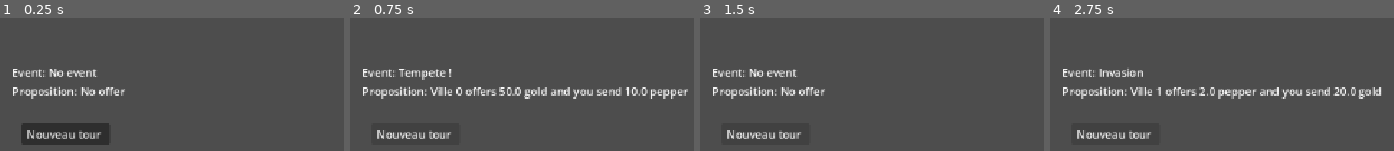
Above: before the commit, frames 1-4 (left to right).
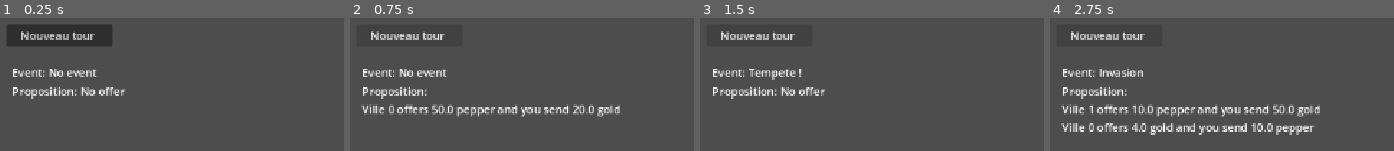
Above: after the commit, the same moments.

Repository: SharkyBSA/RDVH-2026
Game: Godot game, scene res://tests/turn_manager/TestTurnManager.tscn
Same seed, same stepped clock (60 frames per second), same inputs: the game is played once before the commit and once after it. The project has no main scene, so this scene is started directly.
Inputs:
- Up to frame 1 (0.25 s): no input
- Up to frame 2 (0.75 s): click "Nouveau tour" at 0.5 s
- Up to frame 3 (1.5 s): click "Nouveau tour" at 1.25 s
- Up to frame 4 (2.75 s): click "Nouveau tour" at 2 s

The runs differ from the first frame. In frame 1, 8.4% of the frame differs, in the area x 2-33%, y 5-96%; in frame 2, 7.9%; in frame 3, 2.0%; in frame 4, 10%, in the area x 3-97%, y 9-91%.

Commit message:
turn manager v2 tout est une resource

Diff:
--- /dev/null
+++ b/alice/turn_mgr/events/game_events.gd
@@ -0,0 +1,19 @@
+extends Resource
+class_name GameEvents
+
+@export var events: Array[Event] = [] : get = get_game_events
+
+func get_event_of_turn(turn: int)->Event:
+	if turn<0 or turn>=events.size():
+		return Event.new()
+	return get_game_events()[turn]
+
+func get_game_events() -> Array[Event]:
+	var array : Array[Event] = []
+	for i in events.size():
+		if events[i] == null:
+			array.append(Event.new())
+		else:
+			array.append(events[i])
+
+	return array
--- /dev/null
+++ b/alice/turn_mgr/town_offer/array_town_offers.gd
@@ -0,0 +1,13 @@
+class_name ArrayTownOffer extends Resource
+
+@export var offers : Array[TownOffer] = [] : get = get_town_offer_array
+
+func get_town_offer_array() -> Array[TownOffer]:
+	var array : Array[TownOffer] = []
+	for i in offers.size():
+		if offers[i] == null:
+			array.append(TownOffer.new())
+		else:
+			array.append(offers[i])
+
+	return array
--- /dev/null
+++ b/alice/turn_mgr/town_offer/game_town_offers.gd
@@ -0,0 +1,9 @@
+extends Resource
+class_name GameTownOffers
+
+@export var town_offers: Array[ArrayTownOffer]
+
+func get_town_offers_of_turn(turn: int)->Array[TownOffer]:
+	if turn<0 or turn>=town_offers.size() or town_offers[turn] == null:
+		return []
+	return town_offers[turn].get_town_offer_array()
--- a/alice/turn_mgr/turn_manager.gd
+++ b/alice/turn_mgr/turn_manager.gd
@@ -1,8 +1,8 @@
 extends Node
 class_name TurnManager
 
-@export var events : Array[Event] = []
-@export var town_offers : Array[TownOffer] = []
+@export var events : GameEvents
+@export var town_offers : GameTownOffers
 
 var current_turn : int = 0
 signal next_turned
@@ -12,19 +12,7 @@
 	next_turned.emit()
 
 func get_turn_event()->Event:
-	if current_turn<0 or current_turn>=events.size():
-		return Event.new()
-	var turn_event : Event = events[current_turn]
-	if turn_event == null:
-		turn_event = Event.new()
+	return events.get_event_of_turn(current_turn)
 
-	return turn_event
-
-func get_turn_town_offers()->TownOffer:
-	if current_turn<0 or current_turn>=town_offers.size():
-		return TownOffer.new()
-	var turn_offer: TownOffer = town_offers[current_turn]
-	if turn_offer == null:
-		turn_offer = TownOffer.new()
-
-	return turn_offer
+func get_turn_town_offers()->Array[TownOffer]:
+	return town_offers.get_town_offers_of_turn(current_turn)
--- a/tests/turn_manager/TestTurnManager.tscn
+++ b/tests/turn_manager/TestTurnManager.tscn
@@ -2,46 +2,82 @@
 
 [ext_resource type="Script" uid="uid://boacrbl1ru5vb" path="res://tests/turn_manager/test_turn_manager.gd" id="1_xu5jy"]
 [ext_resource type="PackedScene" uid="uid://dgfv6e3vip0a4" path="res://alice/turn_mgr/turn_manager.tscn" id="2_025q3"]
-[ext_resource type="Script" uid="uid://dji1gvea14ls8" path="res://alice/turn_mgr/turn_event.gd" id="3_5q858"]
-[ext_resource type="Script" uid="uid://76olk5l6av78" path="res://alice/turn_mgr/town_proposition.gd" id="4_jnm51"]
+[ext_resource type="Script" uid="uid://dji1gvea14ls8" path="res://alice/turn_mgr/events/turn_event.gd" id="3_5q858"]
+[ext_resource type="Script" uid="uid://76olk5l6av78" path="res://alice/turn_mgr/town_offer/town_proposition.gd" id="4_jnm51"]
+[ext_resource type="Script" uid="uid://0lvj1rsiyhjb" path="res://alice/turn_mgr/town_offer/array_town_offers.gd" id="4_kxg4w"]
+[ext_resource type="Script" uid="uid://drfbg3jb0nf5x" path="res://alice/turn_mgr/events/game_events.gd" id="4_xmld7"]
+[ext_resource type="Script" uid="uid://bu7cj6yg78hg2" path="res://alice/turn_mgr/town_offer/game_town_offers.gd" id="5_xmld7"]
 
-[sub_resource type="Resource" id="Resource_5q858"]
+[sub_resource type="Resource" id="Resource_fbhm1"]
+script = ExtResource("3_5q858")
+metadata/_custom_type_script = "uid://dji1gvea14ls8"
+
+[sub_resource type="Resource" id="Resource_ly3m4"]
 script = ExtResource("3_5q858")
 target_town = 0
 type = 1
 metadata/_custom_type_script = "uid://dji1gvea14ls8"
 
-[sub_resource type="Resource" id="Resource_kxg4w"]
+[sub_resource type="Resource" id="Resource_r5eff"]
 script = ExtResource("3_5q858")
-metadata/_custom_type_script = "uid://dji1gvea14ls8"
-
-[sub_resource type="Resource" id="Resource_jnm51"]
-script = ExtResource("3_5q858")
-target_town = 0
+target_town = 1
 type = 2
 metadata/_custom_type_script = "uid://dji1gvea14ls8"
 
-[sub_resource type="Resource" id="Resource_xmld7"]
+[sub_resource type="Resource" id="Resource_cw7wy"]
+script = ExtResource("4_xmld7")
+events = Array[ExtResource("3_5q858")]([SubResource("Resource_fbhm1"), null, SubResource("Resource_ly3m4"), SubResource("Resource_r5eff")])
+metadata/_custom_type_script = "uid://drfbg3jb0nf5x"
+
+[sub_resource type="Resource" id="Resource_sun0j"]
+script = ExtResource("4_jnm51")
+metadata/_custom_type_script = "uid://76olk5l6av78"
+
+[sub_resource type="Resource" id="Resource_uyalp"]
+script = ExtResource("4_jnm51")
+town = 0
+res_to_send = "gold"
+send_amount = 20.0
+res_to_receive = "pepper"
+receive_amount = 50.0
+metadata/_custom_type_script = "uid://76olk5l6av78"
+
+[sub_resource type="Resource" id="Resource_66gdv"]
+script = ExtResource("4_kxg4w")
+offers = Array[ExtResource("4_jnm51")]([SubResource("Resource_sun0j"), SubResource("Resource_uyalp")])
+metadata/_custom_type_script = "uid://0lvj1rsiyhjb"
+
+[sub_resource type="Resource" id="Resource_6g2ix"]
+script = ExtResource("4_kxg4w")
+metadata/_custom_type_script = "uid://0lvj1rsiyhjb"
+
+[sub_resource type="Resource" id="Resource_rpy0l"]
+script = ExtResource("4_jnm51")
+town = 1
+res_to_send = "gold"
+send_amount = 50.0
+res_to_receive = "pepper"
+receive_amount = 10.0
+metadata/_custom_type_script = "uid://76olk5l6av78"
+
+[sub_resource type="Resource" id="Resource_cwkhc"]
 script = ExtResource("4_jnm51")
 town = 0
 res_to_send = "pepper"
 send_amount = 10.0
 res_to_receive = "gold"
-receive_amount = 50.0
+receive_amount = 4.0
 metadata/_custom_type_script = "uid://76olk5l6av78"
 
-[sub_resource type="Resource" id="Resource_d61yf"]
-script = ExtResource("4_jnm51")
-metadata/_custom_type_script = "uid://76olk5l6av78"
+[sub_resource type="Resource" id="Resource_agltg"]
+script = ExtResource("4_kxg4w")
+offers = Array[ExtResource("4_jnm51")]([SubResource("Resource_rpy0l"), SubResource("Resource_cwkhc")])
+metadata/_custom_type_script = "uid://0lvj1rsiyhjb"
 
-[sub_resource type="Resource" id="Resource_gw6dx"]
-script = ExtResource("4_jnm51")
-town = 1
-res_to_send = "gold"
-send_amount = 20.0
-res_to_receive = "pepper"
-receive_amount = 2.0
-metadata/_custom_type_script = "uid://76olk5l6av78"
+[sub_resource type="Resource" id="Resource_3h3dk"]
+script = ExtResource("5_xmld7")
+town_offers = Array[ExtResource("4_kxg4w")]([null, SubResource("Resource_66gdv"), SubResource("Resource_6g2ix"), SubResource("Resource_agltg")])
+metadata/_custom_type_script = "uid://bu7cj6yg78hg2"
 
 [node name="TestTurnManager" type="Control" unique_id=544450310]
 layout_mode = 3
@@ -54,17 +90,8 @@
 
 [node name="TurnManager" parent="." unique_id=610062439 instance=ExtResource("2_025q3")]
 unique_name_in_owner = true
-events = Array[ExtResource("3_5q858")]([null, SubResource("Resource_5q858"), SubResource("Resource_kxg4w"), SubResource("Resource_jnm51")])
-town_offers = Array[ExtResource("4_jnm51")]([null, SubResource("Resource_xmld7"), SubResource("Resource_d61yf"), SubResource("Resource_gw6dx")])
-
-[node name="NextTurn" type="Button" parent="." unique_id=2084557768]
-unique_name_in_owner = true
-layout_mode = 0
-offset_left = 191.0
-offset_top = 261.0
-offset_right = 318.0
-offset_bottom = 292.0
-text = "Nouveau tour "
+events = SubResource("Resource_cw7wy")
+town_offers = SubResource("Resource_3h3dk")
 
 [node name="VBoxContainer" type="VBoxContainer" parent="." unique_id=841948911]
 layout_mode = 0
@@ -82,3 +109,12 @@
 unique_name_in_owner = true
 layout_mode = 2
 text = "Proposition ce tour:"
+
+[node name="NextTurn" type="Button" parent="." unique_id=2084557768]
+unique_name_in_owner = true
+layout_mode = 0
+offset_left = 169.0
+offset_top = 119.0
+offset_right = 322.0
+offset_bottom = 150.0
+text = "Nouveau tour "
--- a/tests/turn_manager/test_turn_manager.gd
+++ b/tests/turn_manager/test_turn_manager.gd
@@ -17,8 +17,8 @@
 	var event: Event = turn_manager.get_turn_event()
 	var event_string : String = "No event"
 
-	var town_offer: TownOffer = turn_manager.get_turn_town_offers()
-	var town_offer_string : String = "No offer"
+	var town_offer_array: Array[TownOffer] = turn_manager.get_turn_town_offers()
+	var town_offer_string : String = ""
 
 	match event.type:
 		Event.Type.TEMPEST:
@@ -27,10 +27,14 @@
 			event_string = "Invasion"
 
 
-	if town_offer.town != -1:
-		town_offer_string = "Ville "+str(town_offer.town)
-		town_offer_string += " offers "+str(town_offer.receive_amount) + " "+ town_offer.res_to_receive
-		town_offer_string += " and you send "+str(town_offer.send_amount) + " "+ town_offer.res_to_send
+	if town_offer_array.is_empty():
+		town_offer_string = "No offer"
+
+	for town_offer in town_offer_array:
+		if town_offer.town != -1:
+			town_offer_string += "\nVille "+str(town_offer.town)
+			town_offer_string += " offers "+str(town_offer.receive_amount) + " "+ town_offer.res_to_receive
+			town_offer_string += " and you send "+str(town_offer.send_amount) + " "+ town_offer.res_to_send
 
 	event_lbl.text = "Event: "+event_string
 	proposition.text = "Proposition: "+town_offer_string
Not shown, added: alice/turn_mgr/events/game_events.gd.uid
Renamed: alice/turn_mgr/turn_event.gd -> alice/turn_mgr/events/turn_event.gd
Renamed: alice/turn_mgr/turn_event.gd.uid -> alice/turn_mgr/events/turn_event.gd.uid
Not shown, added: alice/turn_mgr/town_offer/array_town_offers.gd.uid
Not shown, added: alice/turn_mgr/town_offer/game_town_offers.gd.uid
Renamed: alice/turn_mgr/town_proposition.gd -> alice/turn_mgr/town_offer/town_proposition.gd
Renamed: alice/turn_mgr/town_proposition.gd.uid -> alice/turn_mgr/town_offer/town_proposition.gd.uid
